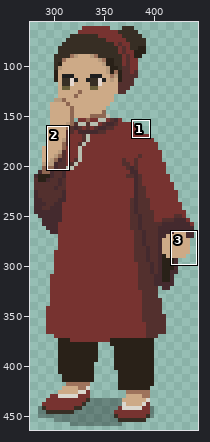
Pixel-art file, stored at Assets/Resources/Art/Sprites/GossipGirl2/Animations/GossipGirl2.ase. Above, an overview of the earlier version with the close-up marked.
Close-up. Old version:
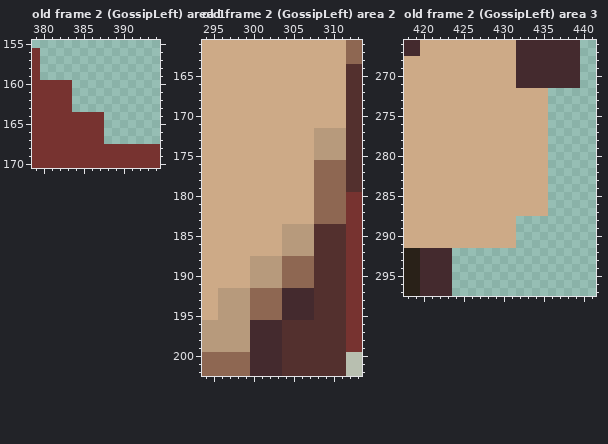
512x512 pixels, 2 frames. Colours within 5 levels of each other are drawn and written as one. Shown: old frame 2 (GossipLeft) area 1: x 379..394, y 155..170; old frame 2 (GossipLeft) area 2: x 294..313, y 161..202; old frame 2 (GossipLeft) area 3: x 418..441, y 266..297. The wide view leaves out empty margins. The commit also changed other frames or places, which this record leaves out.
Once edited:
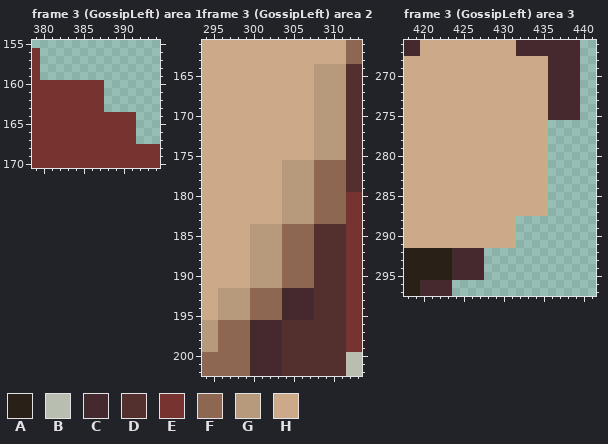
Palette (. is transparent): A #292118  B #b8bfb0  C #442a2e  D #53302e  E #773330  F #8e6752  G #b79a7c  H #cdaa87
A new or re-ordered frame is compared with the old frame closest to it.
The edit:
frames 2 -> 8
layer "ani/base" added
layer "NPC 6" removed
Frame 3 (GossipLeft) area 1 is new; against old frame 2 (GossipLeft), layer "ani/base":
y 160..163: x 384..387 .... -> EEEE
y 164..167: x 388..391 .... -> EEEE
Frame 3 (GossipLeft) area 2 is new; against old frame 2 (GossipLeft), layer "ani/base":
y 164..171: x 308..311 HHHH -> GGGG
y 176..183: x 304..307 HHHH -> GGGG
y 184..187: x 300..307 HHHHGGGG -> GGGGFFFF
y 196..199: x 296..299 GGGG -> FFFF
Frame 3 (GossipLeft) area 3 is new; against old frame 2 (GossipLeft), layer "ani/base":
y 268..271: x 432..435 CCCC -> HHHH
y 272..275: x 436..439 .... -> CCCC
y 292..295: x 420..427 CCCC.... -> AAAACCCC
